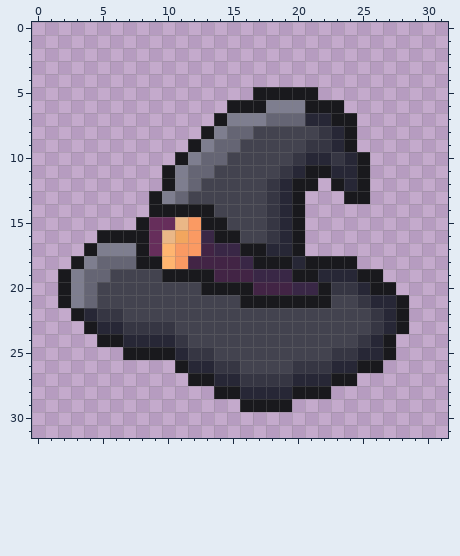
Pixel-art sprite: assets/Itens/ChapeuDeBruxa.png. Above: the version before the commit.
The file is 32x32 pixels. Colours within 5 levels of each other are drawn and written as one.
And afterwards:
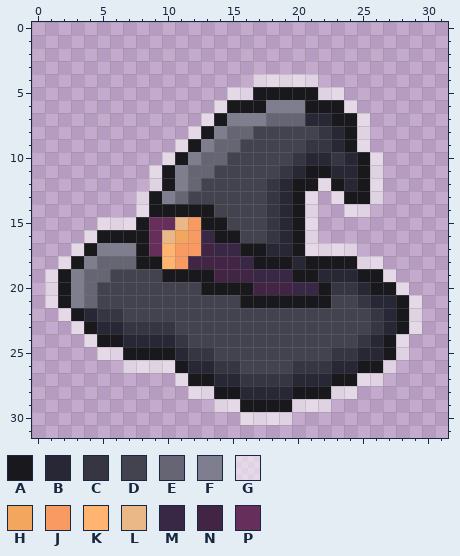
Palette (. is transparent): A #19191d  B #272736  C #363643  D #43434f  E #656574  F #7e7e8f  G #ffffff8e  H #f2a65e  J #fa9a63  K #ffb570  L #eab787  M #392746  N #422445  P #662e5b
The exact change:
The edit adds colour G in row 4 at x 17 to 21; in row 5 at x 15 to 16 and 22 to 23; in row 6 at x 14 and 24; in row 7 at x 13 and 25; in row 8 at x 12 and 25; in row 9 at x 11 and 25.
The edit adds colour G in row 10 at x 10 and 26; in row 11 at x 9 and 26; in row 12 at x 9, 22 and 26; in row 13 at x 8, 21, 23 and 26; in row 14 at x 8, 21 and 24 to 25; in row 15 at x 5 to 7 and 21.
The edit adds colour G in row 16 at x 4 and 21; in row 17 at x 3 and 21 to 24; in row 18 at x 2 and 25 to 26; in row 19 at x 1 and 27; in row 20 at x 1 and 28; in row 21 at x 1 and 29.
The edit adds colour G in row 22 at x 2 and 29; in row 23 at x 3 and 29; in row 24 at x 4 and 28; in row 25 at x 5 to 6 and 28; in row 26 at x 7 to 10 and 27; in row 27 at x 11 and 25 to 26.
The edit adds colour G in row 28 at x 12 to 13 and 23 to 24; in row 29 at x 14 to 15 and 20 to 22; in row 30 at x 16 to 19.
